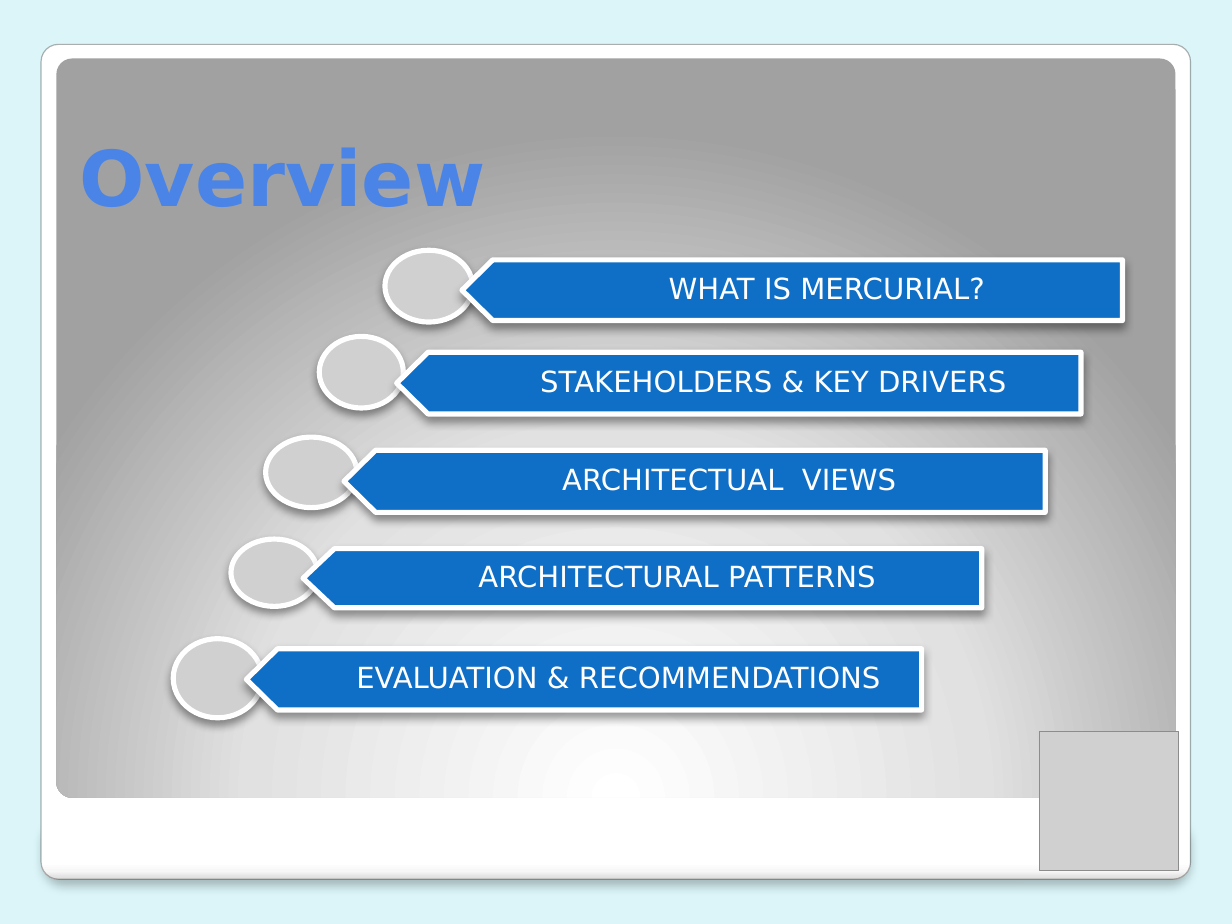
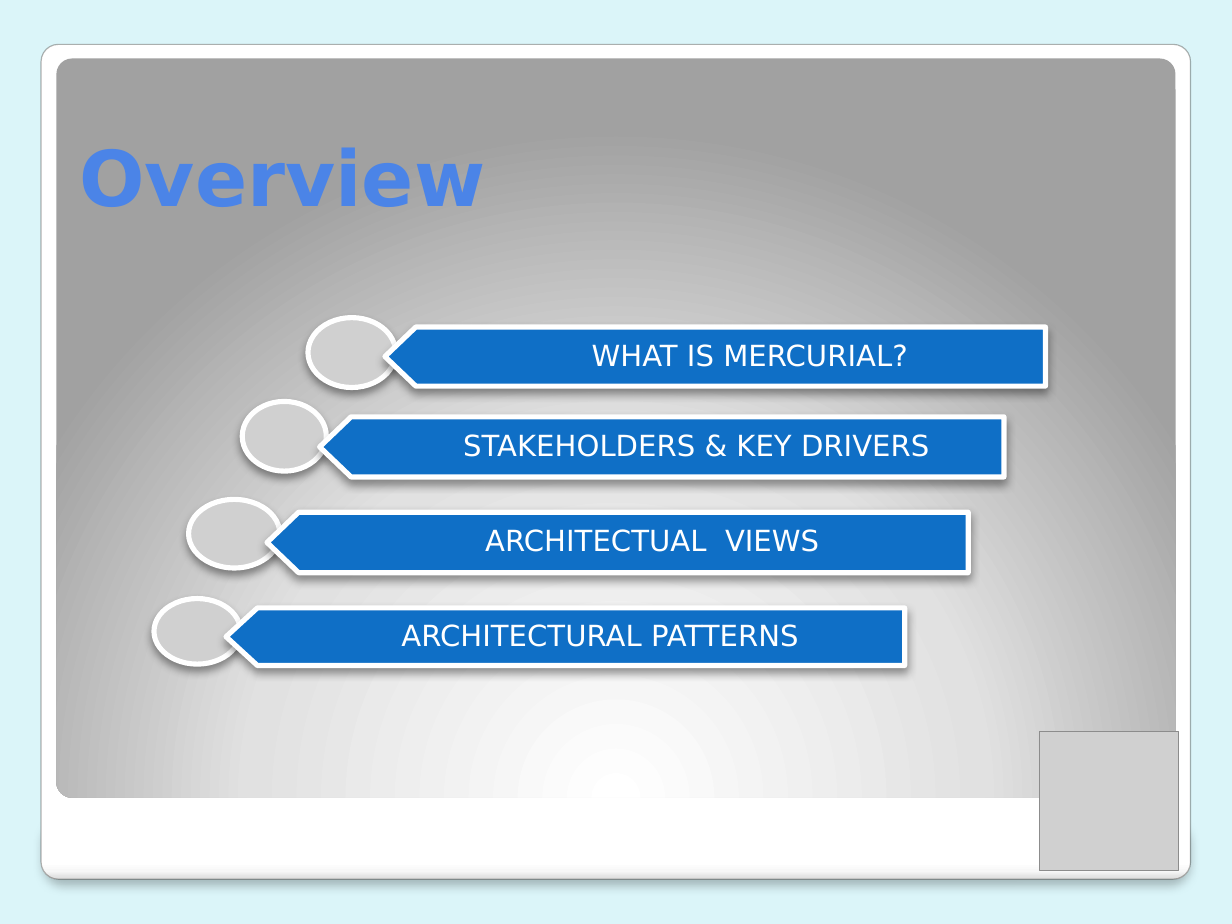
Before and after one commit to EamonNerbonne/2011-SoftwarePatterns, a slide deck: slide 2 of assignment2group4.pptx. Drawn at 1232x924 pixels with LibreOffice and Linux fonts; fonts in the diff are those of the drawing; grey boxes stand for pictures. Boxes give left, top, right and bottom in pixels: in the first picture for what was removed or moved away, otherwise in the second. Text is boxed around its words. In the diff, an @@ line names an element or a change of style, - is before the commit and + after.

Commit message:
delated evauat and recom

```diff
--- a/assignment2group4.pptx
+++ b/assignment2group4.pptx
@@ picture: place and size @@
-picture at [384,250,472,322]
+picture at [308,318,395,388]
@@ freeform shape "WHAT IS MERCURIAL?": place and size @@
-freeform shape "WHAT IS MERCURIAL?" at [462,260,1122,320]
+freeform shape "WHAT IS MERCURIAL?" at [384,326,1045,386]
@@ picture: place and size @@
-picture at [319,336,403,408]
+picture at [243,402,326,472]
@@ freeform shape "STAKEHOLDERS & KEY DRIVERS": place and size @@
-freeform shape "STAKEHOLDERS & KEY DRIVERS" at [397,352,1080,414]
+freeform shape "STAKEHOLDERS & KEY DRIVERS" at [319,416,1003,477]
@@ picture: place and size @@
-picture at [266,437,357,508]
+picture at [188,499,280,568]
@@ freeform shape "ARCHITECTUAL VIEWS": place and size @@
-freeform shape "ARCHITECTUAL VIEWS" at [344,450,1045,511]
+freeform shape "ARCHITECTUAL VIEWS" at [267,513,968,573]
@@ picture: place and size @@
-picture at [230,540,317,607]
+picture at [154,599,240,664]
@@ freeform shape "ARCHITECTURAL PATTERNS": place and size @@
-freeform shape "ARCHITECTURAL PATTERNS" at [303,548,982,607]
+freeform shape "ARCHITECTURAL PATTERNS" at [227,607,906,665]
@@ picture removed at [174,638,262,717] @@
@@ freeform shape removed at [246,649,922,711] @@
-EVALUATION & RECOMMENDATIONS
```
